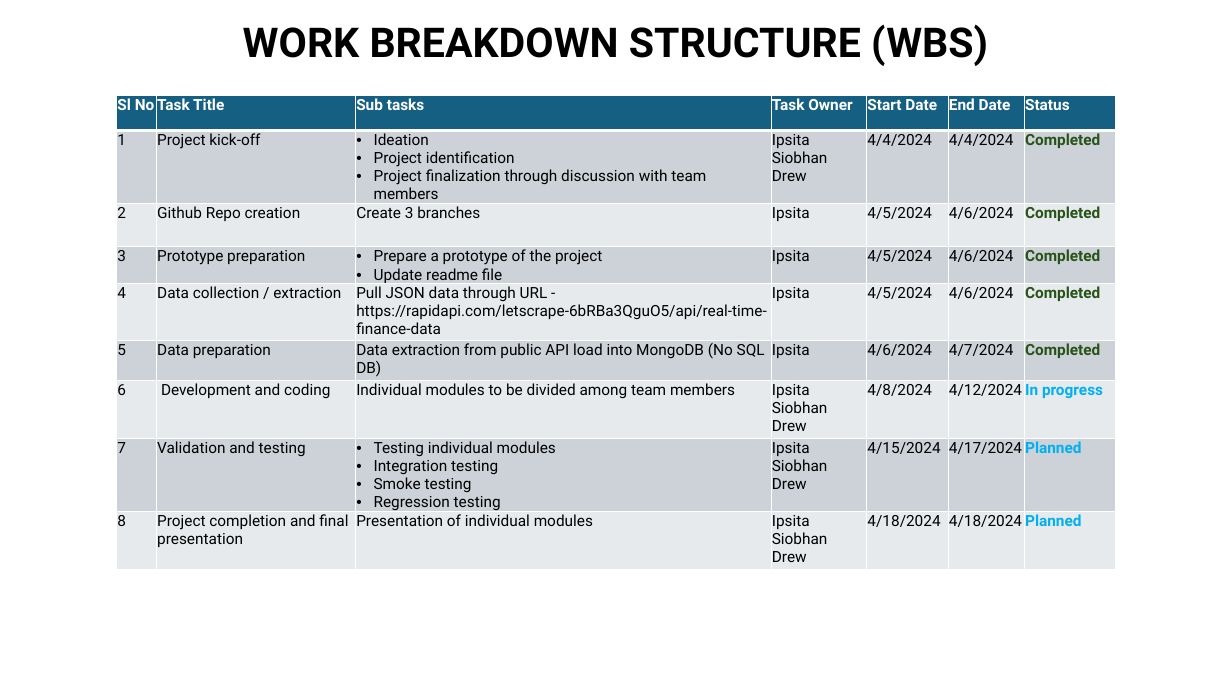
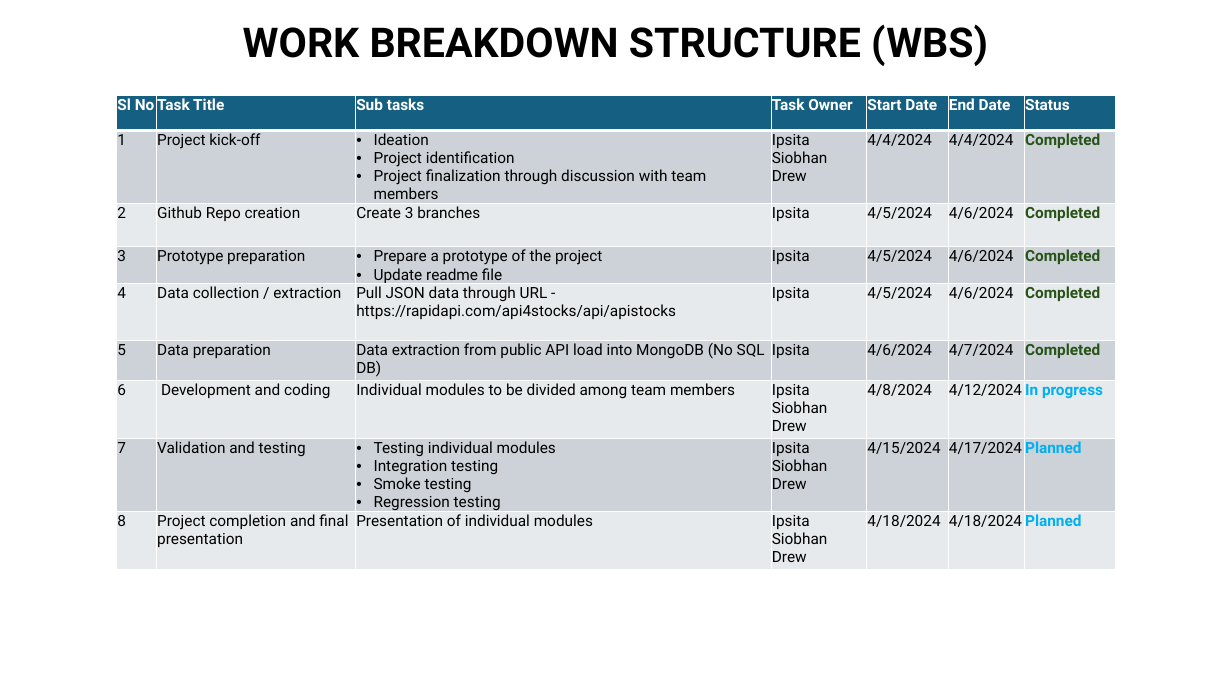
Before and after one commit to ipsitapurohit/Group-Project-3, a slide deck: slide 3 of Stock_market_dasboard_plan.pptx. Drawn at 1232x693 pixels with LibreOffice and Linux fonts; fonts in the diff are those of the drawing. Boxes give left, top, right and bottom in pixels: in the first picture for what was removed or moved away, otherwise in the second. Text is boxed around its words. In the diff, an @@ line names an element or a change of style, - is before the commit and + after.

Commit message:
modified ppt

```diff
--- a/Stock_market_dasboard_plan.pptx
+++ b/Stock_market_dasboard_plan.pptx
@@ table at box(116, 95, 1115, 567) @@
-row 5, column 3: Pull JSON data through URL - https://rapidapi.com/letscrape-6bRBa3QguO5/api/real-time-finance-data
+row 5, column 3: Pull JSON data through URL - https://rapidapi.com/api4stocks/api/apistocks
```
